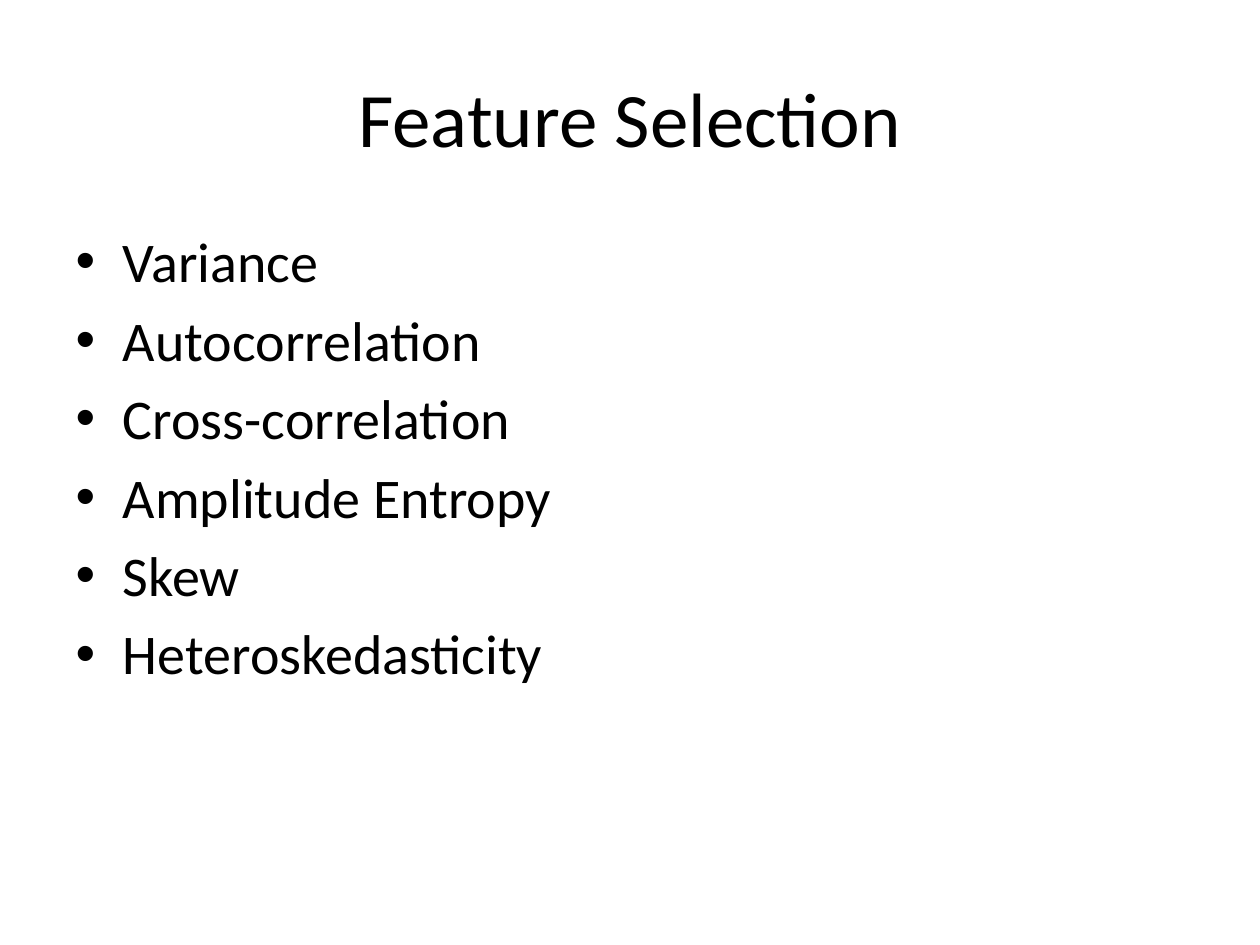
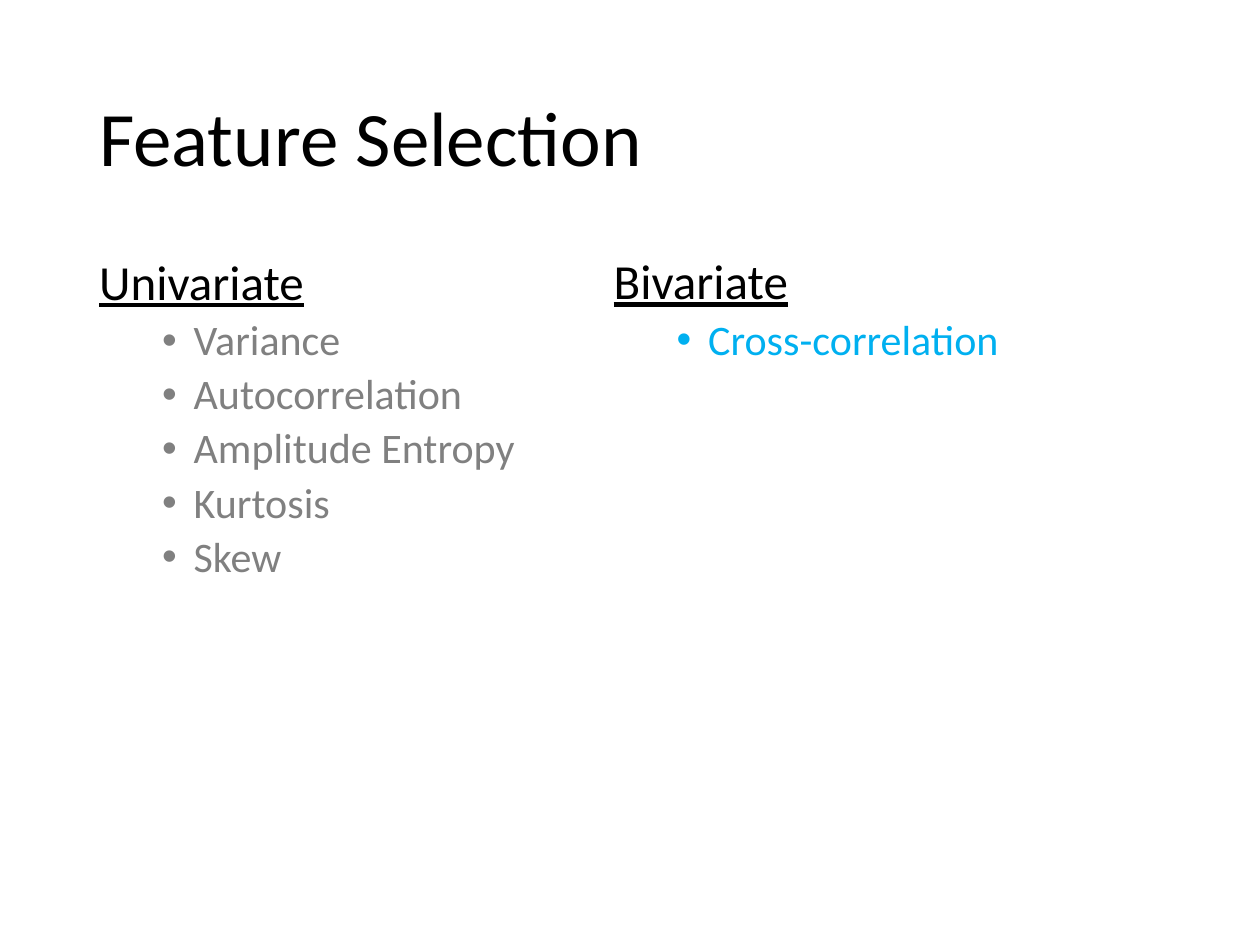
Before and after one commit to rbroberg/uccs.edu, a slide deck: slide 6 of cs5870/project/LeNet5 EEG.pptx (slide 5 before the commit). Drawn at 1260x945 pixels with LibreOffice and Linux fonts; fonts in the diff are those of the drawing. Boxes give left, top, right and bottom in pixels: in the first picture for what was removed or moved away, otherwise in the second. Text is boxed around its words. In the diff, an @@ line names an element or a change of style, - is before the commit and + after.

```diff
--- a/cs5870/project/LeNet5 EEG.pptx
+++ b/cs5870/project/LeNet5 EEG.pptx
@@ title "Feature Selection": place and size @@
-title "Feature Selection" at [358, 93, 901, 148]
+title "Feature Selection" at [99, 112, 642, 167]
@@ title "Feature Selection" at [99, 112, 642, 167]: alignment centre to left; line spacing 1 to 0.9 @@
@@ text "Univariate": place and size @@
-text "Univariate" at [123, 243, 551, 683]
+text "Univariate" at [99, 266, 514, 572]
@@ text at [99, 266, 304, 307]: paragraph added @@
+Univariate
@@ text added at [614, 265, 998, 356], 24 pt, text #00B0F0 @@
+Bivariate
+  • Cross-correlation
@@ text at [194, 326, 514, 572]: size 32 to 24 pt, text colour #000000 to #808080 in "Variance", "Autocorrelation", "Amplitude Entropy", "Skew"; list level 1 to 2 in "Variance"; line spacing 1 to 0.9; list level 1 to 2 in "Autocorrelation"; list level 1 to 2 in "Amplitude Entropy"; list level 1 to 2 in "Skew" @@
@@ text at [123, 400, 510, 440]: paragraph removed @@
-• Cross-correlation
@@ text at [194, 489, 330, 518]: paragraph added @@
+  • Kurtosis
@@ text at [123, 635, 542, 683]: paragraph removed @@
-• Heteroskedasticity
```
Also in this commit, not shown: 4 other slides changed, 7 slides added, 4 slides removed.
